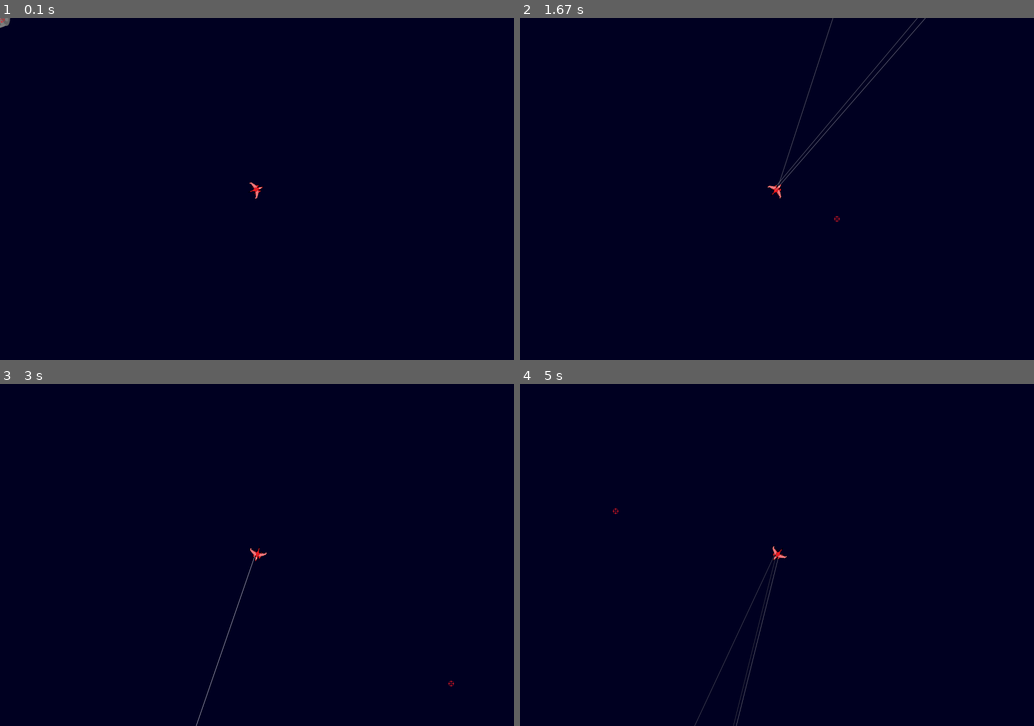
Above: before the commit, frames 1-4 (two rows, left to right).
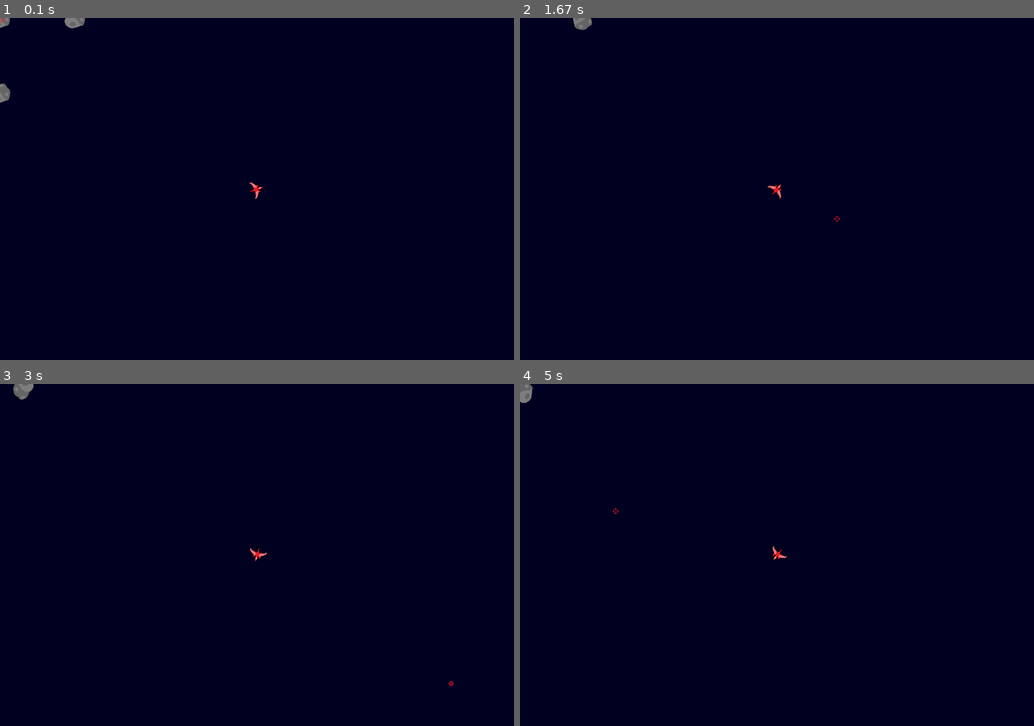
Above: after the commit, the same moments.

Repository: misha001-10/Project_Pygame
Game: pygame game, started from main.py
The game is run twice, just before and just after one commit, with the same random seed, the same clock (stepped at 60 frames per second) and the same inputs.
Inputs (mouse positions are in pixels of both pictures, inside the frame that each line leads up to):
- Up to frame 1 (0.1 s): no input
- Up to frame 2 (1.67 s): press the mouse at (941, 178) at 0.37 s; move the mouse to (859, 195) at 0.47 s; release the mouse at (782, 209) at 0.6 s; hold D 0.67-1.13 s; tap Space at 0.73, 1.03, 1.23, 1.57 s; click (653, 192) at 0.75 s; hold W 1.17-1.47 s; click (617, 267) at 1.25 s; hold D from 1.5 s (still down); click (838, 219) at 1.58 s
- Up to frame 3 (3 s): tap Space at 1.87, 2.07, 2.37, 2.63, 2.97 s; release D at 1.97 s; hold A 2-2.53 s; click (133, 486) at 2.08 s; hold S 2.57-2.87 s; click (262, 589) at 2.65 s; hold A from 2.9 s (still down); click (452, 684) at 2.98 s
- Up to frame 4 (5 s): tap Space at 3.27, 3.4, 3.8, 4.1, 4.47, 4.87 s; release A at 3.3 s; hold W 3.33-3.7 s; click (694, 442) at 3.42 s; tap Shift at 3.48, 4.95 s; hold D 3.73-4.37 s; click (956, 643) at 3.82 s; hold S 4.4-4.77 s; click (962, 527) at 4.48 s; hold A from 4.8 s (still down); click (617, 510) at 4.88 s

The runs differ from the first frame. In frame 1, 0.2% of the frame differs, in the area x 0-17%, y 0-25%; in frame 2, 0.4%, in the area x 10-79%, y 0-51%; in frame 3, 0.2%; in frame 4, 0.3%.

Commit message:
version 0.1.4: Улучшена обработка столкновений, добавленна возможность создовать разные пушки, начало создания сервера

Diff:
--- a/M1_Objects.py
+++ b/M1_Objects.py
@@ -14,7 +14,7 @@
         self.cord = cord
         self.max_angle_speed = max_angle_speed
         self.type = 0
-        print(self.img)
+        #print(self.img)
         self.width, self.height = self.img.get_width(), self.img.get_height()
         self.image = pygame.transform.rotate(self.img, self.angle)
         self.image.set_colorkey((255, 255, 255))
@@ -49,27 +49,28 @@
 
 
 class Bullet_Line(pygame.sprite.Sprite):
-    def __init__(self, cord, angle, parent):
+    def __init__(self, cord, angle, parent, accuracy, radius_of_defeat, damage):
         super(Bullet_Line, self).__init__()
         self.type = 1
         self.cord = cord.copy()
-        self.cord = random.randint(int(self.cord[0]) - 5, int(self.cord[0]) + 5), random.randint(int(self.cord[1]) - 5,
+        self.cord = random.randint(int(self.cord[0] - accuracy), int(self.cord[0] + accuracy)), random.randint(int(self.cord[1]) - 5,
                                                                                                  int(self.cord[1]) + 5)
-        self.angle = random.randint(int(angle) - 10, int(angle + 10))
-        self.end_cord = [self.cord[0] + 700 * math.cos(self.angle * math.pi / 180),
-                         self.cord[1] + 700 * math.sin(-self.angle * math.pi / 180)]
+        self.angle = random.randint(int(angle - accuracy), int(angle + accuracy))
+        self.end_cord = [self.cord[0] + radius_of_defeat * math.cos(self.angle * math.pi / 180),
+                         self.cord[1] + radius_of_defeat * math.sin(-self.angle * math.pi / 180)]
         self.rect_cord = cord.copy()
         self.end_rect_cord = self.end_cord.copy()
         self.parent = parent
         self.color = (255, 255, 255)
         self.color_end = self.color
         self.life = 0
+        self.damage = damage
 
     def update(self):
         self.life += 1
-        if self.life == 8:
+        if self.life == 25:
             self.kill()
-        self.color_end = self.color[0] - 28 * self.life, self.color[1] - 28 * self.life, self.color[2] - 28 * self.life
+        self.color_end = self.color[0] - 10 * self.life, self.color[1] - 10 * self.life, self.color[2] - 10 * self.life
 
     def calculation_relative_coordinates(self, position):
         self.rect_cord = self.cord[0] + position[0], self.cord[1] + position[1]
@@ -104,12 +105,21 @@
         super(Cursor, self).__init__()
         self.type = 'cursor'
         self.img = img
-        self.image = self.img
+        self.image = self.img[0]
         self.image.set_colorkey((255, 255, 255))
         self.rect = self.image.get_rect()
+        self.button_event = [0, 0, 0]
 
     def update(self):
         if pygame.mouse.get_focused():
             self.rect.center = pygame.mouse.get_pos()
+            if self.button_event != pygame.mouse.get_pressed():
+                if pygame.mouse.get_pressed()[0]:
+                    self.image = self.img[1]
+                    self.image.set_colorkey((255, 255, 255))
+                else:
+                    self.image = self.img[0]
+                    self.image.set_colorkey((255, 255, 255))
+            self.button_event = pygame.mouse.get_pressed()
         else:
             self.rect.center = (-20, -20)
--- a/M2_Player.py
+++ b/M2_Player.py
@@ -7,6 +7,7 @@
     def __init__(self, img, cord=[720, 480], angle=0, health=1500, weight=10, speed=[0, 0], angle_speed=0, max_angle_speed=4, speed_boost=0.1):
         super(Player, self).__init__(img, cord, angle, health, weight, speed, angle_speed, max_angle_speed)
         self.speed_boost = speed_boost
+        self.gan = Line_Bullet_Gan_Gatling(self, [50, 60, 600, 5], 15, 700, [3, 6])
 
     def update_player(self, position):
         keystate = pygame.key.get_pressed()
@@ -21,7 +22,7 @@
             elif new_angle > 360:
                 # print(self.angle)
                 new_angle = 0 + (new_angle - 360)
-            print(new_angle)
+            #print(new_angle)
         if keystate[pygame.K_d]:
             new_angle = 0
         if keystate[pygame.K_a]:
@@ -85,6 +86,64 @@
         pass
 
     def action(self, *args, **kwargs):
-        keystate = pygame.key.get_pressed()
+        return self.gan.shooting()
+
+
+class Line_Bullet_Gan_Standard:
+    def __init__(self, parent, damage, radius_of_defeat, accuracy):
+        self.parent = parent
+        self.damage = damage
+        self.range = radius_of_defeat
+        self.accuracy = accuracy
+
+    def shooting(self):
         if pygame.mouse.get_pressed()[0]:
-            return M1_Objects.Bullet_Line(self.cord, self.angle,  self)
+            return M1_Objects.Bullet_Line(self.parent.cord, self.parent.angle, self.parent, self.accuracy, self.range, self.damage)
+
+
+class Line_Bullet_Gan_Automat(Line_Bullet_Gan_Standard):
+    def __init__(self, parent, rate_of_fire, queue, recharge_time, damage, radius_of_defeat, accuracy):
+        super(Line_Bullet_Gan_Automat, self).__init__(parent, damage, radius_of_defeat, accuracy)
+        self.rate_of_fire = rate_of_fire
+        self.queue = queue
+        self.recharge_time = recharge_time
+        self.time = 0
+        self.queue_now = [0, 0]
+
+    def shooting(self):
+        print(pygame.time.get_ticks() - self.queue_now[1])
+        if self.queue_now[0] >= self.queue[0]:
+            if pygame.time.get_ticks() - self.queue_now[1] > self.queue[1]:
+                self.queue_now[0] = 0
+            return None
+        self.queue_now[1] = pygame.time.get_ticks()
+        if not self.queue or self.queue_now[0] < self.queue[0]:
+            if pygame.mouse.get_pressed()[0]:
+                if pygame.time.get_ticks() - self.time >= self.rate_of_fire:
+                    self.time = pygame.time.get_ticks()
+                    self.queue_now[0] += 1
+                    return M1_Objects.Bullet_Line(self.parent.cord, self.parent.angle, self.parent, self.accuracy,
+                                                  self.range, self.damage)
+
+
+class Line_Bullet_Gan_Gatling(Line_Bullet_Gan_Standard):
+    def __init__(self, parent, rate_of_fire, damage, radius_of_defeat, accuracy):
+        super(Line_Bullet_Gan_Gatling, self).__init__(parent, damage, radius_of_defeat, accuracy)
+        self.rate_of_fire = rate_of_fire
+        self.time = 0
+        self.speed = rate_of_fire[1]
+
+    def shooting(self):
+        accuracy = self.accuracy[0] + ((self.accuracy[1] - self.accuracy[0]) * (self.speed - self.rate_of_fire[1]) / (self.rate_of_fire[2] - self.rate_of_fire[1] - self.rate_of_fire[1]))
+        #print(self.accuracy[1], self.speed - self.rate_of_fire[1], self.rate_of_fire[2] - self.rate_of_fire[1] - self.rate_of_fire[1], accuracy)
+        if pygame.mouse.get_pressed()[0]:
+            if self.speed < self.rate_of_fire[2] - self.rate_of_fire[1]:
+                self.speed += self.rate_of_fire[3]
+            if self.speed >= self.rate_of_fire[0] + self.rate_of_fire[1]:
+                if pygame.time.get_ticks() - self.time >= self.rate_of_fire[2] - self.speed:
+                    self.time = pygame.time.get_ticks()
+                    return M1_Objects.Bullet_Line(self.parent.cord, self.parent.angle, self.parent, accuracy,
+                                                  self.range, self.damage)
+        else:
+            if self.speed > self.rate_of_fire[1]:
+                self.speed -= self.rate_of_fire[3]
--- a/M3_Groups.py
+++ b/M3_Groups.py
@@ -108,7 +108,7 @@
                             i.end_cord = min([i for i in len_line_point.keys() if i], key=lambda x: len_line_point[x])
                             purpose = j
                 if purpose:
-                    purpose.health -= 10
+                    purpose.health -= i.damage
                             #print(i.end_cord)
                             #if points[0]:
                             #    self.parent.all_animations.add(M1_Objects.Animation(points[0]))
--- a/M4_Functions.py
+++ b/M4_Functions.py
@@ -38,7 +38,7 @@
             line.end_cord[1] - line.cord[1])) if line.end_cord[1] != line.cord[1] else 1000000000
     b1 = line.cord[0] - (k1 * line.cord[1])
     k2 = 0
-    b2 = rect.cord[1] - (rect.height / 2)
+    b2 = rect.cord[0] - (rect.width / 2)
     y = (((b2 - b1) / (k1 - k2)) if k1 != k2 else False) if abs(k1 - k2) >= 10 ** -6 else False
     if y:
         x = k2 * y + b2
@@ -49,7 +49,7 @@
             points[2] = (x, y)
 
     k2 = 0
-    b2 = rect.cord[1] + (rect.height / 2)
+    b2 = rect.cord[0] + (rect.width / 2)
     y = (((b2 - b1) / (k1 - k2)) if k1 != k2 else False) if abs(k1 - k2) >= 10 ** -6 else False
     if y:
         x = k2 * y + b2
--- a/main.py
+++ b/main.py
@@ -20,9 +20,15 @@
 
 p_img = pygame.image.load(path.join(img_dir, 'plain.png')).convert(screen)
 astr_img = pygame.image.load(path.join(img_dir, 'asteroid_64x64_1.png')).convert(screen)
-c_img = pygame.image.load(path.join(img_dir, 'cursor.png')).convert(screen)
+c_img = [pygame.image.load(path.join(img_dir, 'cursor_norm.png')).convert(screen),
+         pygame.image.load(path.join(img_dir, 'cursor_left.png')).convert(screen)]
 
 all_sprits = M3_Groups.Large_Sprite_Group()
+#for i in range(15):
+objekt = M1_Objects.Object(astr_img, [0, 210], 0)
+all_sprits.add(objekt)
+objekt = M1_Objects.Object(astr_img, [210, 0], 0)
+all_sprits.add(objekt)
 objekt = M1_Objects.Object(astr_img, [0, 0], 0)
 all_sprits.add(objekt)
 player = M2_Player.Player(p_img)
--- /dev/null
+++ b/server.py
@@ -0,0 +1,58 @@
+import socket
+from _thread import *
+import sys
+
+s = socket.socket(socket.AF_INET, socket.SOCK_STREAM)
+
+server = 'localhost'
+port = 5555
+
+server_ip = socket.gethostbyname(server)
+
+try:
+    s.bind((server, port))
+
+except socket.error as e:
+    print(str(e))
+
+s.listen(2)
+print("Waiting for a connection")
+
+currentId = "0"
+pos = ["0:50,50", "1:100,100"]
+def threaded_client(conn):
+    global currentId, pos
+    conn.send(str.encode(currentId))
+    currentId = "1"
+    reply = ''
+    while True:
+        try:
+            data = conn.recv(2048)
+            reply = data.decode('utf-8')
+            if not data:
+                conn.send(str.encode("Goodbye"))
+                break
+            else:
+                print("Recieved: " + reply)
+                arr = reply.split(":")
+                id = int(arr[0])
+                pos[id] = reply
+
+                if id == 0: nid = 1
+                if id == 1: nid = 0
+
+                reply = pos[nid][:]
+                print("Sending: " + reply)
+
+            conn.sendall(str.encode(reply))
+        except:
+            break
+
+    print("Connection Closed")
+    conn.close()
+
+while True:
+    conn, addr = s.accept()
+    print("Connected to: ", addr)
+
+    start_new_thread(threaded_client, (conn,))
Binary file added: img/cursor_left.png
Renamed: img/cursor.png -> img/cursor_norm.png
